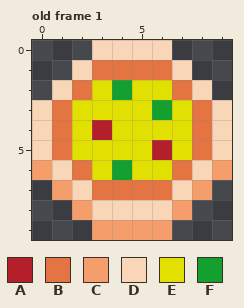
Pixel-art file, stored at sprites/mixed_pizza_small.aseprite. Above, as it was before the edit.
10x10 pixels, 1 frame. Shown: old frame 1. The commit also changed other frames, which this record leaves out.
Palette (. is transparent): A #b4202a  B #e47543  C #f59e6c  D #fad6b8  E #e2e000  F #14a02e
Pixels before, old frame 1, first column x 0:
 0 ...DDDD...
 1 ..DBBBBD..
 2 .DBEFEEBD.
 3 DBEEEEFEBD
 4 DBEAEEEEBD
 5 DBEEEEAEBD
 6 CDBEFEEBDC
 7 .CDBBBBDC.
 8 ..CDDDDC..
 9 ...CCCC...
New version:
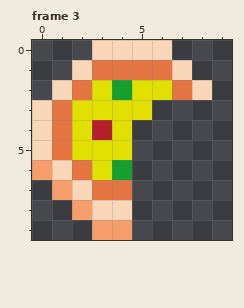
A new or re-ordered frame is compared with the old frame closest to it.
The commit says: animated pizzas
Difference:
frames 1 -> 5
Changed rows in their new state; - is an unchanged pixel.
Frame 3 is new; against old frame 1:
first column x 5:
 3 -....
 4 .....
 5 .....
 6 .....
 7 ....-
 8 ...--
 9 ..---
Where, in picture pixels (left, top, right, bottom), the same in both pictures:
erased: (132, 100, 232, 240)
